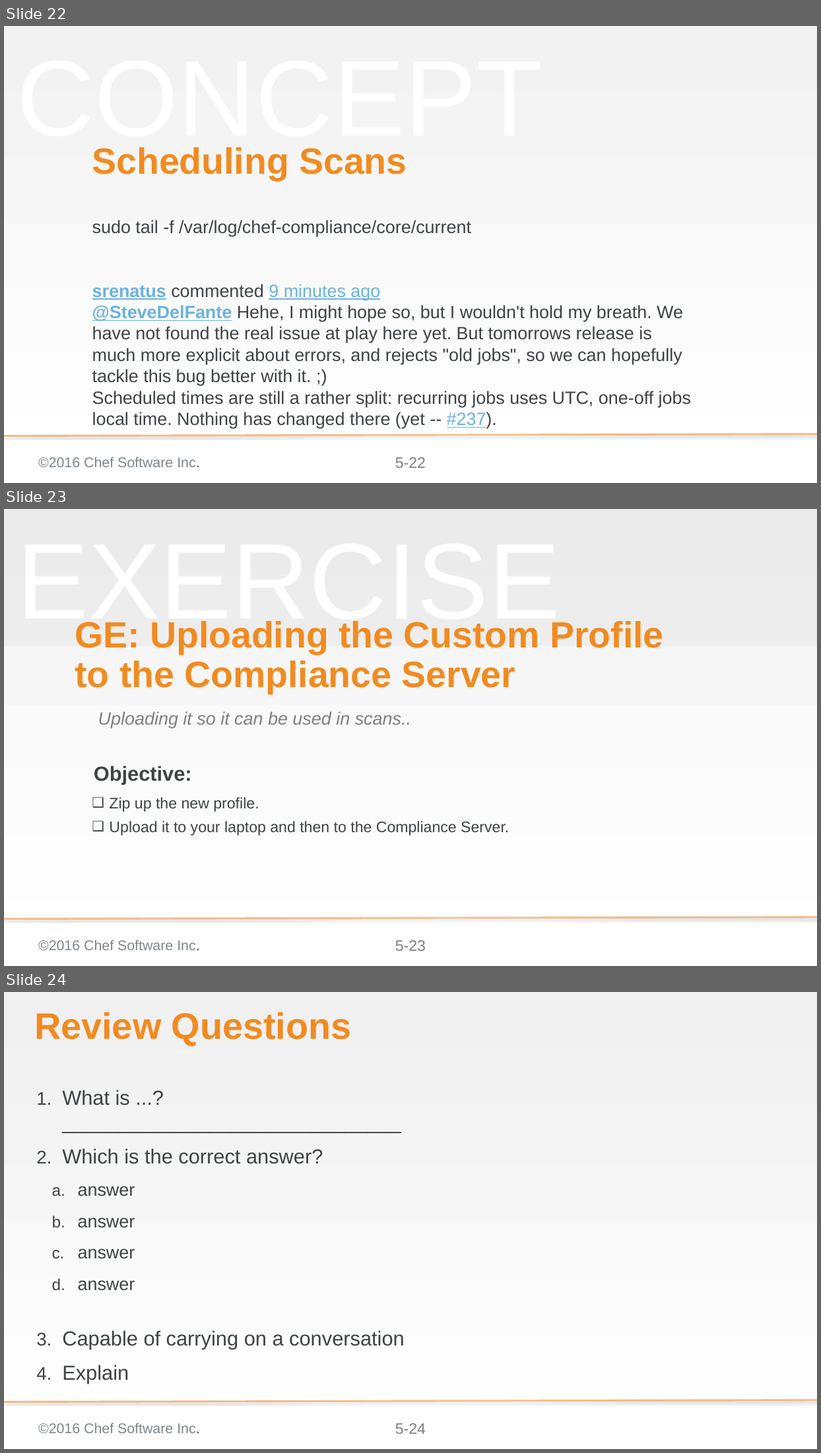
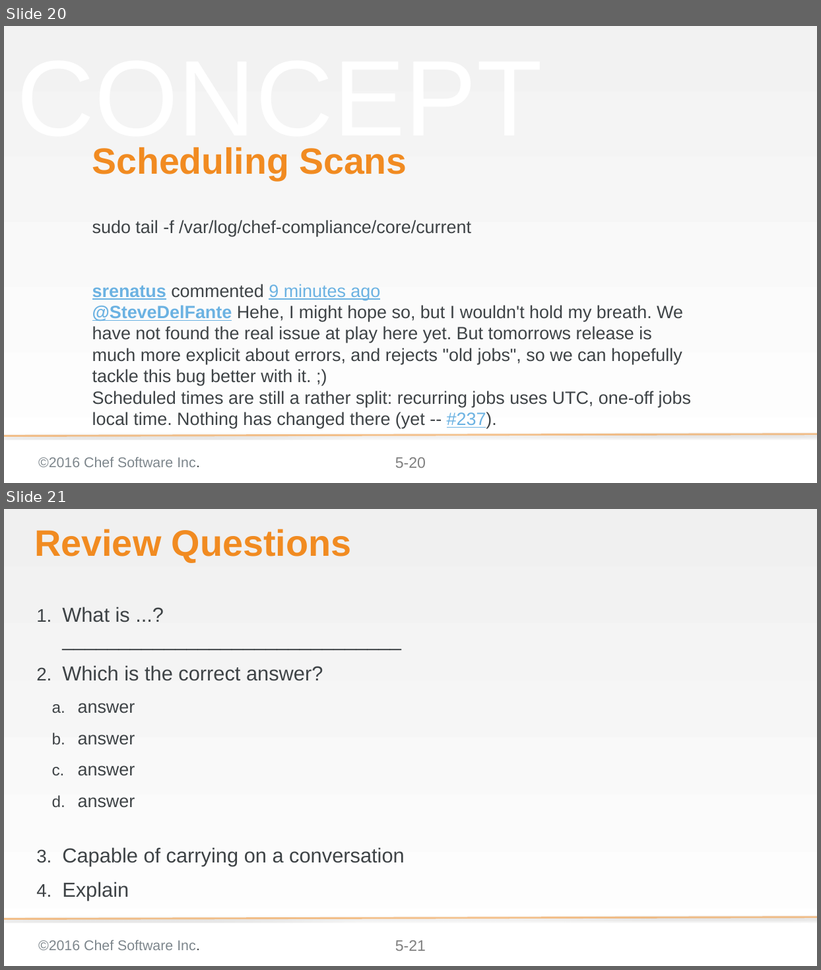
Before and after one commit to bchamby/chef-compliance-installation-configuration-operation, a slide deck: 05-scheduling-scans-reports.pptx. Shown one above the other, each under a label of ours: slides 22, 23 and 24 before the commit, slides 20 and 21 after it. The pictures are 821x1453 and 821x970 pixels, drawn with LibreOffice and Linux fonts; fonts in the diff are those of the drawing; background and template pictures are left out. Boxes give left, top, right and bottom in pixels: in the first picture for what was removed or moved away, otherwise in the second. Text is boxed around its words. In the diff, an @@ line names an element or a change of style, - is before the commit and + after.

Commit message:
added recurring scans content

```diff
--- a/05-scheduling-scans-reports.pptx
+++ b/05-scheduling-scans-reports.pptx
@@ slide 23 removed at bbox=[4, 509, 817, 966], background gradient #F2F2F2 to #FFFFFF; not listed: 3 template elements that a slide beside it also shows @@
@@ rectangle removed at bbox=[4, 509, 817, 646] @@
@@ text removed at bbox=[17, 621, 560, 638] @@
-EXERCISE
@@ title removed at bbox=[75, 621, 663, 694] @@
-GE: Uploading the Custom Profile to the Compliance Server
@@ text removed at bbox=[98, 712, 411, 729] @@
-Uploading it so it can be used in scans..
@@ text removed at bbox=[94, 766, 192, 785] @@
-Objective:
@@ text removed at bbox=[109, 797, 509, 836] @@
-❑ Zip up the new profile.
-❑ Upload it to your laptop and then to the Compliance Server.
@@ what was slide 22 is now slide 20 @@
@@ page number at bbox=[395, 458, 426, 468]: text changed @@
-5-22
+5-20
@@ what was slide 24 is now slide 21 @@
@@ page number at bbox=[395, 941, 426, 951]: text changed @@
-5-24
+5-21
```
Also in this commit, not shown: 5 slides changed, 3 slides added, 5 other slides removed.
